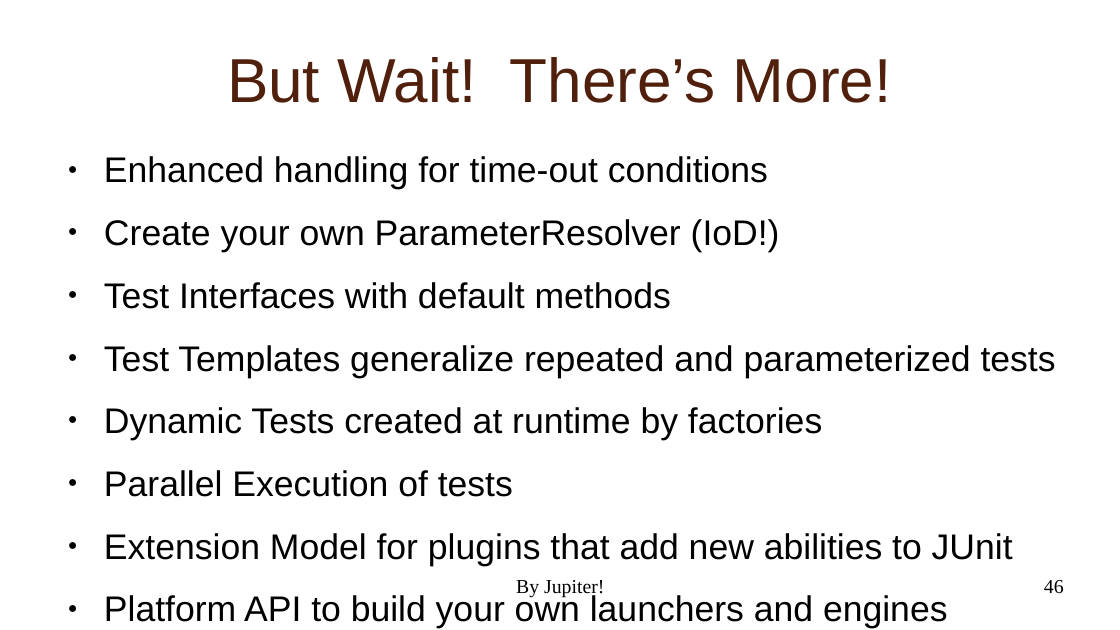
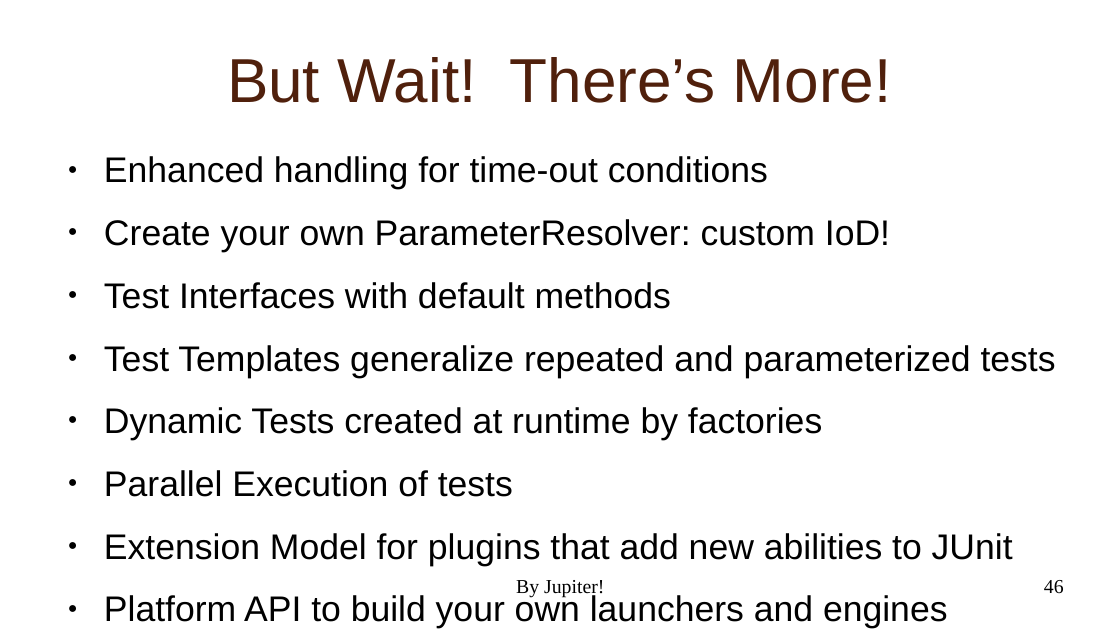
Before and after one commit to NextPoorSlob/JUnit5-Presentation-Sample-Code, a slide deck: slide 46 of ByJupiter.odp. Drawn at 1120x630 pixels with LibreOffice and Linux fonts; fonts in the diff are those of the drawing; background and template pictures are left out. Boxes give left, top, right and bottom in pixels: in the first picture for what was removed or moved away, otherwise in the second. Text is boxed around its words. In the diff, an @@ line names an element or a change of style, - is before the commit and + after.

```diff
--- a/ByJupiter.odp
+++ b/ByJupiter.odp
@@ text at [104, 219, 890, 252]: text changed @@
-● Create your own ParameterResolver (IoD!)
+● Create your own ParameterResolver: custom IoD!
```
Also in this commit, not shown: 5 other slides changed, 10 other files.
